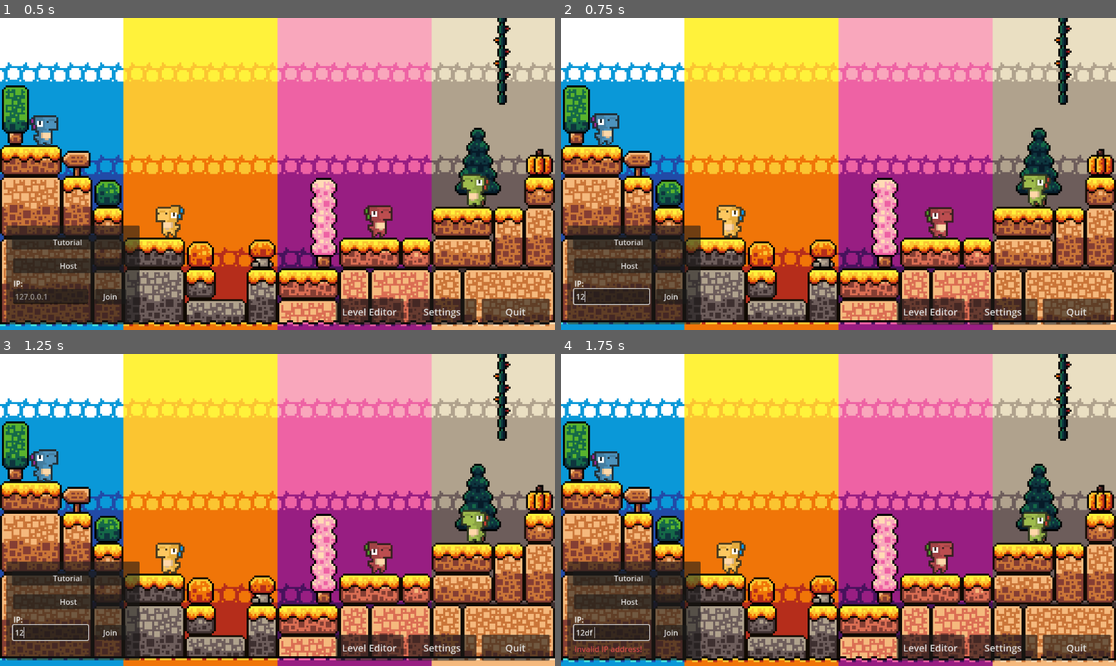
Above: before the commit, frames 1-4 (two rows, left to right).
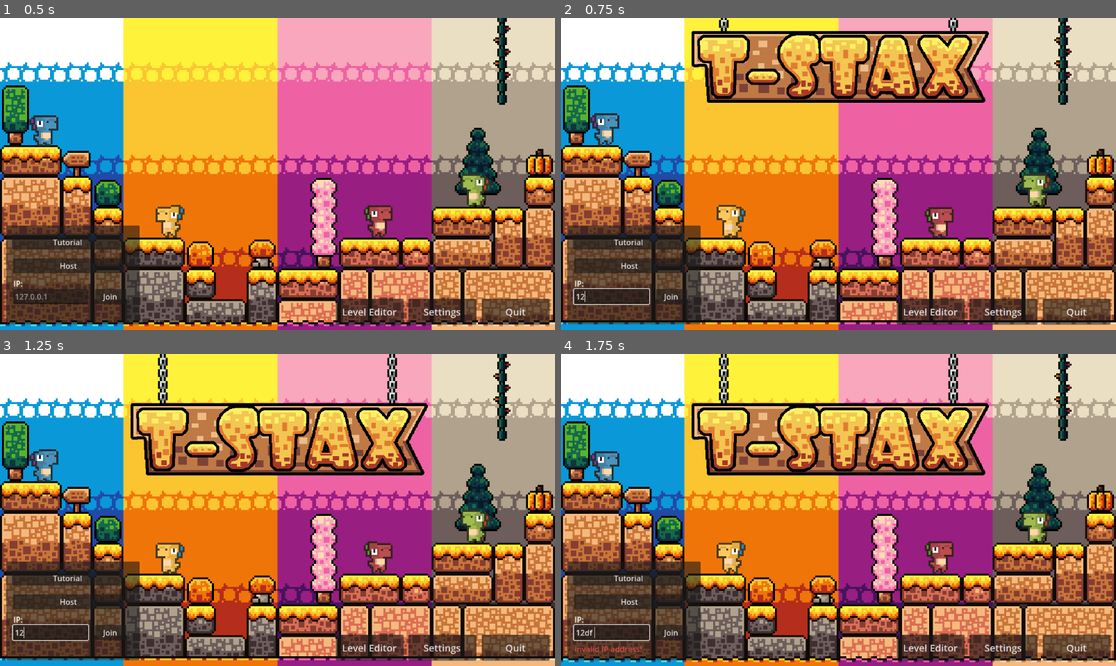
Above: after the commit, the same moments.

Repository: rickvl05/uva-pswe-D
Game: Godot game, scene res://scenes/menus/main_menu.tscn
Two runs of this game, one before a commit and one after it. Both use one fixed random seed, a clock stepped at 60 frames per second and the inputs below. Sound files missing from this copy of the repository are replaced by a short silence.
Inputs (mouse positions are in pixels of both pictures, inside the frame that each line leads up to):
- Up to frame 1 (0.5 s): no input
- Up to frame 2 (0.75 s): click (610, 295) at 0.52 s; type "12" at 0.6 s
- Up to frame 3 (1.25 s): no input
- Up to frame 4 (1.75 s): tap Enter (open_chat) at 1.25 s; move the mouse to (960, 494) at 1.27 s; hold D (move_right) from 1.28 s (still down); tap F (grab) at 1.35 s; click (960, 494) at 1.42 s; tap Space (jump) at 1.52 s

Frame 1 is identical in both runs. In frame 2, 12% of the frame differs, in the area x 23-78%, y 0-28%; in frame 3, 12%, in the area x 23-78%, y 0-39%; in frame 4, 12%.
Error before the commit: Parse Error: Expected closing "}" after dictionary elements. (res://scripts/global/GlobalAudioPlayer.gd:131)
Error after the commit: Out of bounds get index '2' (on base: 'PackedStringArray') (res://scripts/MultiplayerManager.gd:22)

Commit message:
Small fix!

Diff:
--- a/PuzzlePlatformer/scripts/global/GlobalAudioPlayer.gd
+++ b/PuzzlePlatformer/scripts/global/GlobalAudioPlayer.gd
@@ -128,7 +128,7 @@
 		"lobby": lobby_music,
 		"level": level_music,
 		"scary": scary_music,
-		"editor": editor_music
+		"editor": editor_music,
 		"blue": blue_music,
 		"pink": pink_music
 	}
Not shown: 1 places in PuzzlePlatformer/scenes/level_editor/item_select.tscn that only renumber resources
Not shown, changed: PuzzlePlatformer/scenes/levels/lobby_level.tscn
